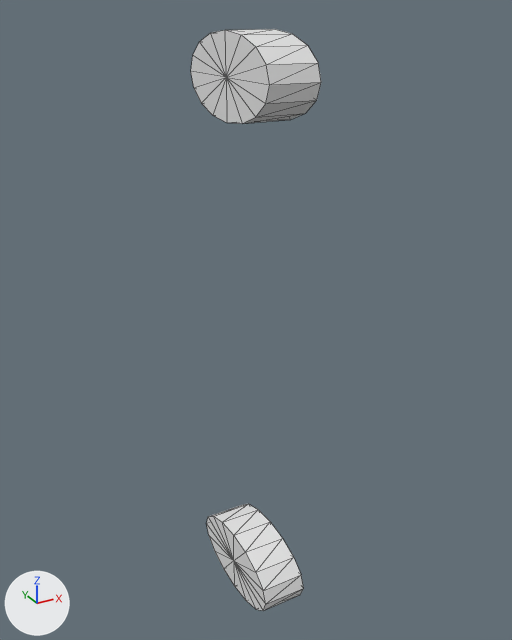
What one commit did to the OBJ model assets/meshes/drones/mini5pro/mini5pro__accent.obj.
The view is the same before and after, from a 50 mm camera at (-0.0461, -0.2012, 0.1102) aimed at (0.0644, -0.0004, 0.0097). The lights are fixed; the arrows at lower left show +X, +Y and +Z. The picture after the commit comes second. Mesh edges are drawn as thin lines. Where no turn or scale is listed for an object, it has been applied to the vertices.

The older version as bpy lines, for what is in view:
```python
me_mini5pro__accent = bpy.data.meshes.new('mini5pro__accent')
me_mini5pro__accent.from_pydata(...)  # a 16-sided cylinder along x spanning x 0.053..0.069, y -0.029..0.022, z 0.079..0.105; a 16-sided cylinder along x spanning x 0.053..0.069, y -0.029..0.022, z -0.105..-0.079
ob_mini5pro__accent = bpy.data.objects.new('mini5pro__accent', me_mini5pro__accent)
ob_mini5pro__accent.location = (0.0, 0.0, 0.0)
```
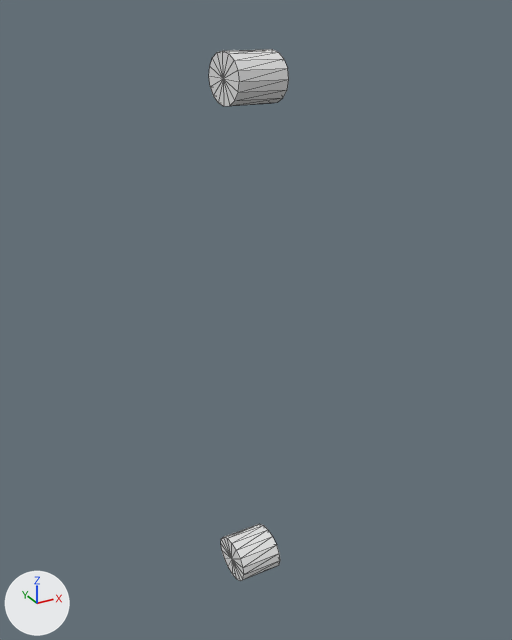
Diff of the bpy script that builds the scene:
```diff
--- a/assets/meshes/drones/mini5pro/mini5pro__accent.obj.py
+++ b/assets/meshes/drones/mini5pro/mini5pro__accent.obj.py
@@ me_mini5pro__accent @@
 # used by ob_mini5pro__accent; location = (0.0, 0.0, 0.0)
-me_mini5pro__accent.from_pydata(...)  # 68 vertices, 128 faces; spans x 0.053..0.069, y -0.029..0.022, z -0.105..0.105
+me_mini5pro__accent.from_pydata(...)  # 68 vertices, 128 faces; spans x 0.052..0.069, y -0.012..0.008, z -0.099..0.099
+# me_mini5pro__accent part 1: a new loose piece, a 16-sided cylinder along x spanning x 0.052..0.069, y -0.012..0.008, z 0.083..0.099
+# me_mini5pro__accent part 2: a new loose piece, a 16-sided cylinder along x spanning x 0.052..0.069, y -0.012..0.008, z -0.099..-0.083
+# me_mini5pro__accent part 3: the loose piece of 34 vertices spanning x 0.053..0.069, y -0.029..0.022, z 0.079..0.105 is deleted
+# me_mini5pro__accent part 4: the loose piece of 34 vertices spanning x 0.053..0.069, y -0.029..0.022, z -0.105..-0.079 is deleted
```

Boxes [x1, y1, x2, y2] around the edits, measured in the pictures (512 x 640 px):
'mini5pro__accent', reshaped (38% narrower, 9% shorter): before [191, 29, 321, 611]; after [209, 49, 289, 581]
part 1 of me_mini5pro__accent, added: after [209, 49, 289, 106]
part 2 of me_mini5pro__accent, added: after [221, 524, 280, 581]
part 3 of me_mini5pro__accent, deleted: before [191, 29, 321, 123]
part 4 of me_mini5pro__accent, deleted: before [206, 504, 303, 611]
